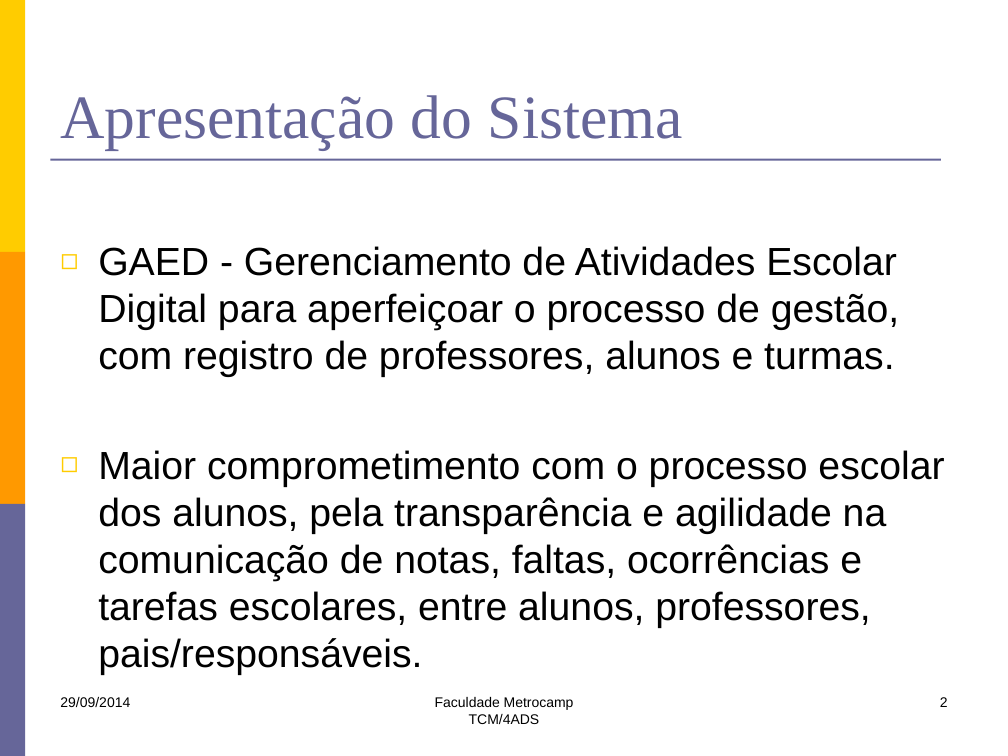
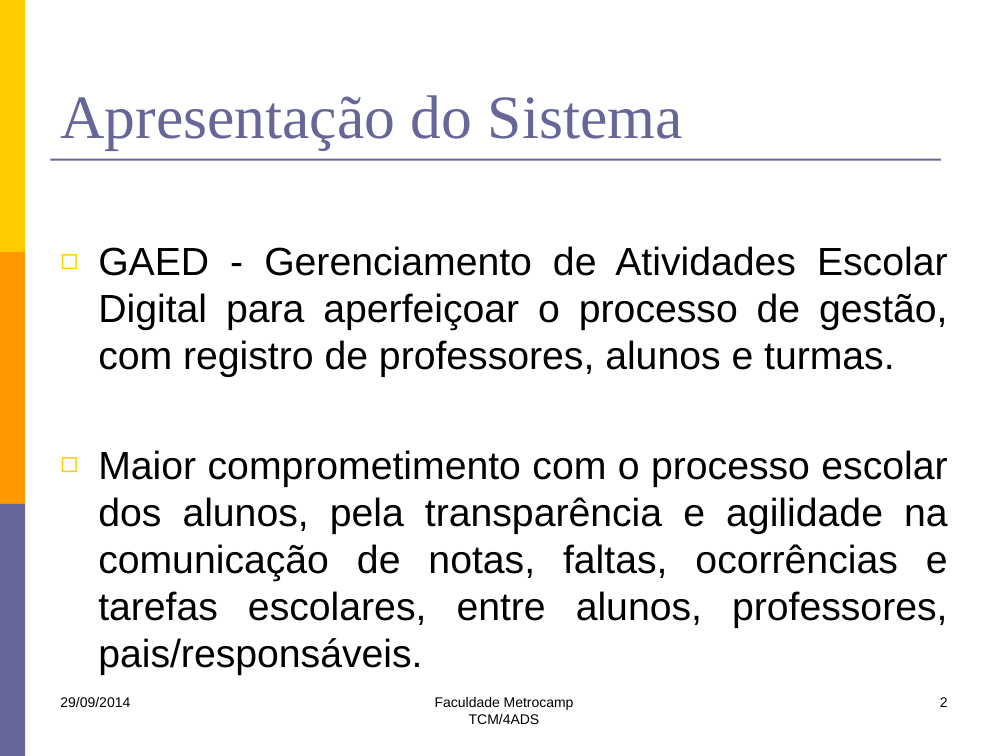
Before and after one commit to lfernandobra/pi5g1s14, a slide deck: slide 2 of documentacao/G5_Apresentacao2sem2014.pptx. Drawn at 1008x756 pixels with LibreOffice and Linux fonts; fonts in the diff are those of the drawing. Boxes give left, top, right and bottom in pixels: in the first picture for what was removed or moved away, otherwise in the second. Text is boxed around its words. In the diff, an @@ line names an element or a change of style, - is before the commit and + after.

```diff
--- a/documentacao/G5_Apresentacao2sem2014.pptx
+++ b/documentacao/G5_Apresentacao2sem2014.pptx
@@ text "GAED - Gerenciamento de Atividades ..." at [98, 246, 948, 675]: alignment left to justified @@
```
Also in this commit, not shown: 3 slides added.
